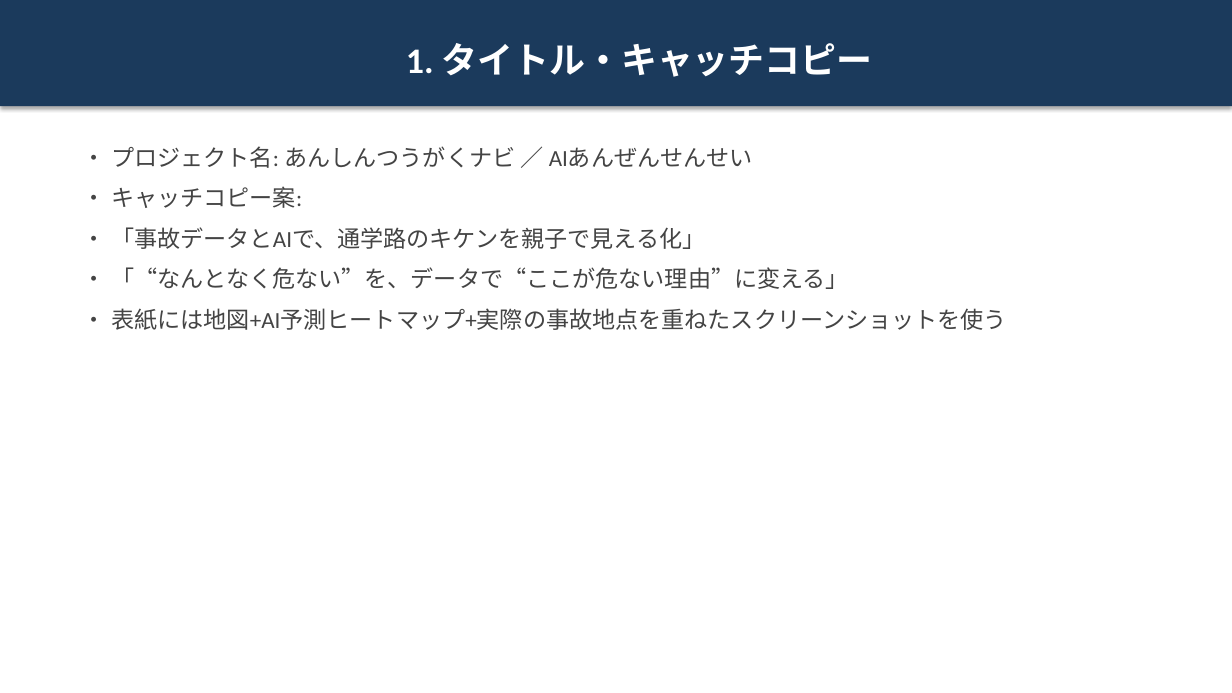
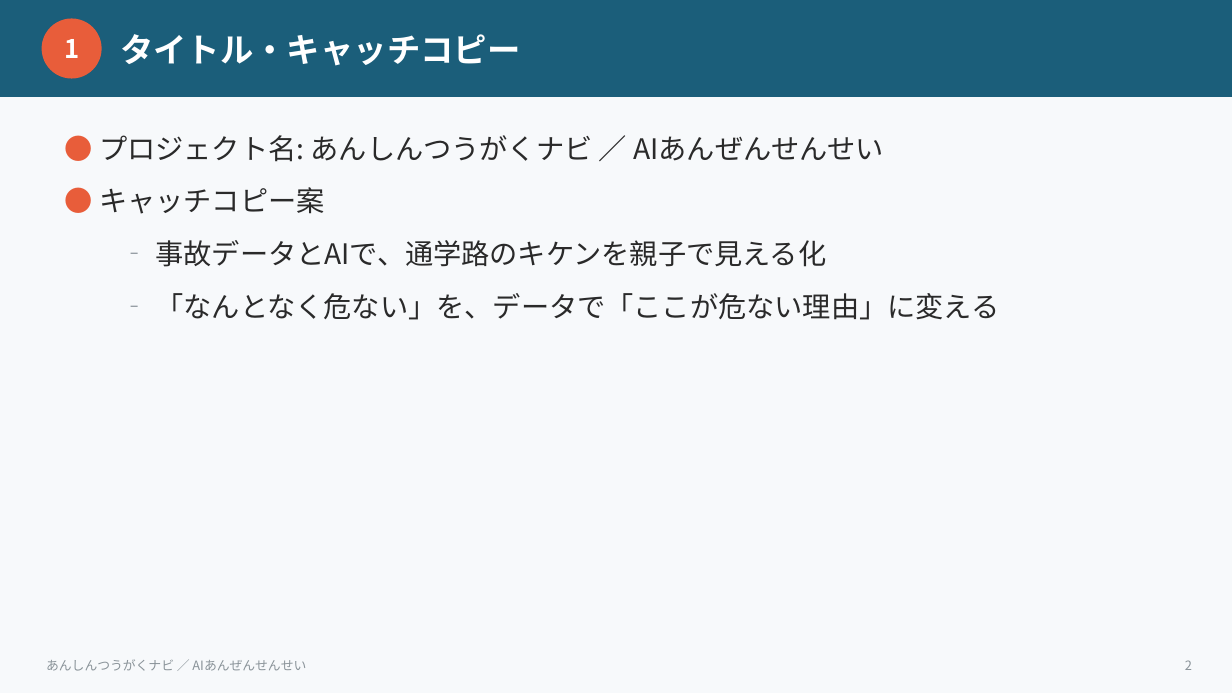
Before and after one commit to niikun/tsugaku-navi, a slide deck: slide 2 of HACKATHON_SLIDES.pptx. Drawn at 1232x693 pixels with LibreOffice and Linux fonts; fonts in the diff are those of the drawing. Boxes give left, top, right and bottom in pixels: in the first picture for what was removed or moved away, otherwise in the second. Text is boxed around its words. In the diff, an @@ line names an element or a change of style, - is before the commit and + after.

```diff
--- a/HACKATHON_SLIDES.pptx
+++ b/HACKATHON_SLIDES.pptx
@@ rectangle added at (0, 0, 1232, 693), fill #F7F9FB @@
@@ rectangle added at (0, 0, 1232, 97), fill #1B5E7A @@
@@ ellipse added at (42, 18, 102, 79), fill #E85D3A, 20 pt, text #FFFFFF, bold @@
+1
@@ text "タイトル・キャッチコピー": place and size @@
-text "タイトル・キャッチコピー" at (0, 0, 1232, 106)
+text "タイトル・キャッチコピー" at (120, 34, 521, 66)
@@ text "タイトル・キャッチコピー" at (120, 34, 521, 66): fill #1B3A5C to none; shadow off @@
@@ text at (120, 34, 521, 66): text changed; size 28 to 26 pt; font Calibri to Noto Sans CJK JP @@
-1. タイトル・キャッチコピー
+タイトル・キャッチコピー
@@ text at (99, 135, 1000, 320): text changed; size 18 to 22 pt; font Calibri to Noto Sans CJK JP; text colour #444444 to #2A2A2A @@
-• プロジェクト名: あんしんつうがくナビ ／ AIあんぜんせんせい
-• キャッチコピー案:
-• 「事故データとAIで、通学路のキケンを親子で見える化」
-• 「“なんとなく危ない”を、データで“ここが危ない理由”に変える」
-• 表紙には地図+AI予測ヒートマップ+実際の事故地点を重ねたスクリーンショットを使う
+● プロジェクト名: あんしんつうがくナビ ／ AIあんぜんせんせい
+● キャッチコピー案
+‐ 事故データとAIで、通学路のキケンを親子で見える化
+‐ 「なんとなく危ない」を、データで「ここが危ない理由」に変える
@@ text added at (46, 659, 306, 671), 10 pt, text #8A9399 @@
+あんしんつうがくナビ ／ AIあんぜんせんせい
@@ text added at (1185, 660, 1192, 670), 10 pt, text #8A9399 @@
+2
```
Also in this commit, not shown: 12 other slides changed, 4 slides added, 2 other files.
